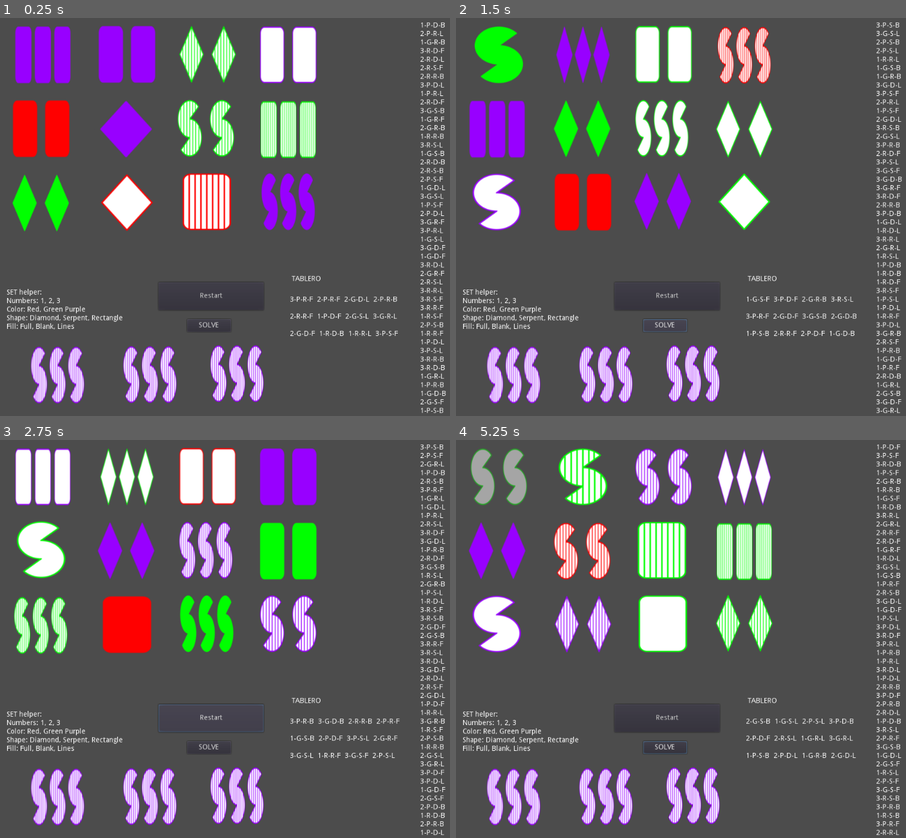
Above: before the commit, frames 1-4 (two rows, left to right).
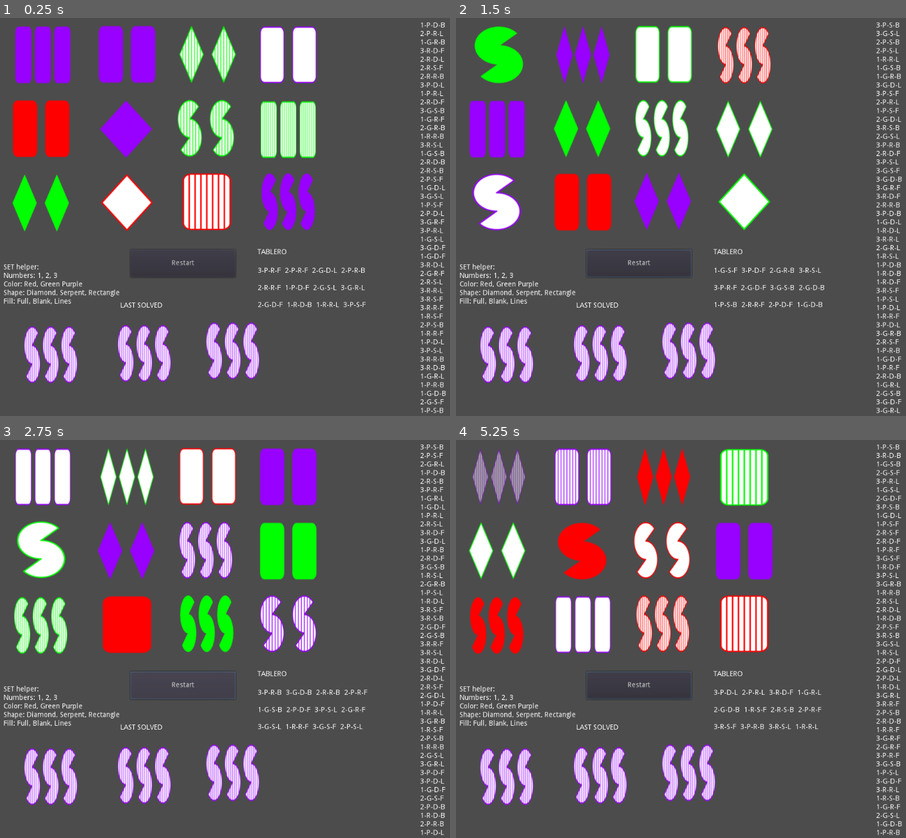
Above: after the commit, the same moments.

Repository: pijamarda/set-game
Game: Godot game, scene res://scene/main.tscn
Two runs of this game, one before a commit and one after it. Both use one fixed random seed, a clock stepped at 60 frames per second and the inputs below.
Inputs (mouse positions are in pixels of both pictures, inside the frame that each line leads up to):
- Up to frame 1 (0.25 s): no input
- Up to frame 2 (1.5 s): click "Restart" at 0.5 s; click (667, 324) at 1.25 s, where only the run before the commit has a clickable "SOLVE"
- Up to frame 3 (2.75 s): click "Restart" at 2 s
- Up to frame 4 (5.25 s): click "Restart" at 2.75 s; click (667, 746) at 3.5 s, where only the run before the commit has a clickable "SOLVE"; click (667, 746) at 4.25 s, where only the run before the commit has a clickable "SOLVE"; tap Enter at 5 s; move the mouse to (501, 475) at 5.02 s; click (501, 475) at 5.17 s

The runs differ from the first frame. In frame 1, 6.9% of the frame differs, in the area x 0-89%, y 58-97%; in frame 2, 7.0%; in frame 3, 7.0%; in frame 4, 25%, in the area x 0-100%, y 1-100%.

Commit message:
now the board advances when 1 set is solved and it shows the last solved

Diff:
--- a/game/scene/main.tscn
+++ b/game/scene/main.tscn
@@ -1,9 +1,8 @@
-[gd_scene load_steps=19 format=2]
+[gd_scene load_steps=18 format=2]
 
 [ext_resource path="res://script/main.gd" type="Script" id=1]
 [ext_resource path="res://img/img-128x128/1-G-D-B.png" type="Texture" id=2]
 [ext_resource path="res://script/topleft.gd" type="Script" id=3]
-[ext_resource path="res://script/topmiddle.gd" type="Script" id=4]
 [ext_resource path="res://img/img-128x128/3-P-S-L.png" type="Texture" id=5]
 [ext_resource path="res://img/img-128x128/2-G-S-B.png" type="Texture" id=6]
 [ext_resource path="res://script/topright.gd" type="Script" id=7]
@@ -183,10 +182,10 @@
 texture = ExtResource( 5 )
 
 [node name="Button" type="Button" parent="."]
-margin_left = 321.373
-margin_top = 532.463
-margin_right = 530.373
-margin_bottom = 587.463
+margin_left = 264.786
+margin_top = 467.302
+margin_right = 473.786
+margin_bottom = 522.302
 text = "Restart"
 __meta__ = {
 "_edit_use_anchors_": false
@@ -194,10 +193,9 @@
 
 [node name="solved1" type="Area2D" parent="."]
 position = Vector2( -0.000244141, 426.117 )
-script = ExtResource( 4 )
 
 [node name="CollisionShape2D" type="CollisionShape2D" parent="solved1"]
-position = Vector2( 120.182, 289.828 )
+position = Vector2( 106.464, 249.531 )
 shape = SubResource( 1 )
 __meta__ = {
 "_edit_group_": true
@@ -208,10 +206,9 @@
 
 [node name="solved2" type="Area2D" parent="."]
 position = Vector2( 183.479, 425.259 )
-script = ExtResource( 4 )
 
 [node name="CollisionShape2D" type="CollisionShape2D" parent="solved2"]
-position = Vector2( 120.182, 289.828 )
+position = Vector2( 109.036, 247.817 )
 shape = SubResource( 1 )
 __meta__ = {
 "_edit_group_": true
@@ -222,10 +219,9 @@
 
 [node name="solved3" type="Area2D" parent="."]
 position = Vector2( 356.669, 423.545 )
-script = ExtResource( 4 )
 
 [node name="CollisionShape2D" type="CollisionShape2D" parent="solved3"]
-position = Vector2( 120.182, 289.828 )
+position = Vector2( 111.608, 244.387 )
 shape = SubResource( 1 )
 __meta__ = {
 "_edit_group_": true
@@ -237,20 +233,20 @@
 [node name="helper" type="Node" parent="."]
 
 [node name="Label2" type="Label" parent="helper"]
-margin_left = 583.815
-margin_top = 520.597
-margin_right = 685.815
-margin_bottom = 534.597
+margin_left = 516.082
+margin_top = 468.297
+margin_right = 618.082
+margin_bottom = 482.297
 text = "TABLERO"
 __meta__ = {
 "_edit_use_anchors_": false
 }
 
 [node name="tablero_label" type="Label" parent="helper"]
-margin_left = 580.013
-margin_top = 561.733
-margin_right = 811.013
-margin_bottom = 660.733
+margin_left = 515.71
+margin_top = 505.146
+margin_right = 746.71
+margin_bottom = 604.146
 text = "STATUS to be updated
 "
 __meta__ = {
@@ -258,10 +254,10 @@
 }
 
 [node name="Label" type="Label" parent="helper"]
-margin_left = 16.9426
-margin_top = 548.153
-margin_right = 247.943
-margin_bottom = 636.153
+margin_left = 10.941
+margin_top = 498.425
+margin_right = 241.941
+margin_bottom = 586.425
 text = "SET helper:
 Numbers: 1, 2, 3
 Color: Red, Green Purple
@@ -281,23 +277,22 @@
 "_edit_use_anchors_": false
 }
 
-[node name="button_solver" type="Button" parent="helper"]
-margin_left = 376.455
-margin_top = 608.315
-margin_right = 463.455
-margin_bottom = 633.315
-text = "SOLVE"
-__meta__ = {
-"_edit_use_anchors_": false
-}
-
 [node name="solver_label" type="RichTextLabel" parent="helper"]
-margin_left = 78.0
-margin_top = 468.0
-margin_right = 355.0
-margin_bottom = 493.0
+margin_left = 31.1426
+margin_top = 457.428
+margin_right = 251.143
+margin_bottom = 482.428
+__meta__ = {
+"_edit_use_anchors_": false
+}
+
+[node name="last_solved_label" type="Label" parent="helper"]
+margin_left = 243.346
+margin_top = 574.412
+margin_right = 349.346
+margin_bottom = 588.412
+text = "LAST SOLVED"
 __meta__ = {
 "_edit_use_anchors_": false
 }
 [connection signal="pressed" from="Button" to="." method="_on_Button_pressed"]
-[connection signal="pressed" from="helper/button_solver" to="." method="_on_button_solver_pressed"]
--- a/game/script/main.gd
+++ b/game/script/main.gd
@@ -34,6 +34,24 @@
 		if resul:
 			print("hay algo")
 			get_node("helper/solver_label").set_text("YES!!!!!!")
+			var solved_sprite = get_node("solved1/CollisionShape2D/sprite")
+			var temp_texture = load(tablero[selections[0]].print_file_name())
+			solved_sprite.set_texture(temp_texture)
+
+			solved_sprite = get_node("solved2/CollisionShape2D/sprite")
+			temp_texture = load(tablero[selections[1]].print_file_name())
+			solved_sprite.set_texture(temp_texture)
+
+			solved_sprite = get_node("solved3/CollisionShape2D/sprite")
+			temp_texture = load(tablero[selections[2]].print_file_name())
+			solved_sprite.set_texture(temp_texture)
+
+			tablero[selections[0]] = fichas.pop_front()
+			tablero[selections[1]] = fichas.pop_front()
+			tablero[selections[2]] = fichas.pop_front()
+			update_tablero_text()
+			update_label_text()
+
 		else:
 			print("nada")
 			get_node("helper/solver_label").set_text("NOU :-(")
@@ -347,12 +365,3 @@
 	fichas.append(Fichas.new("3","R","S","L"))
 
 	fichas.shuffle()
-
-
-func _on_button_solver_pressed():
-
-	var resultado = solver()
-	if resultado:
-		print("hay algo")
-	else:
-		print("nada")
